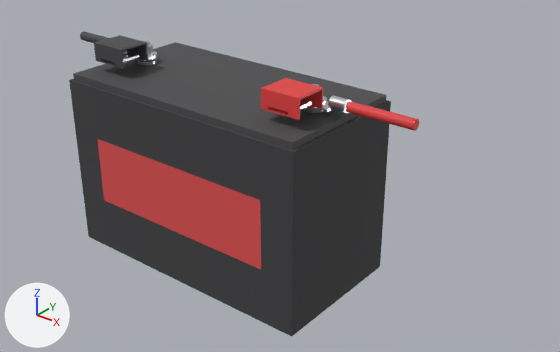
The glTF model parts3d/odyssey-full-stack.glb as it was, and as the next commit left it.
Before and after are seen from a 50 mm camera at (0.567, -0.608, 0.505) aimed at (0.055, 0.032, 0.108). Lighting does not change. The marker at lower left points along +X, +Y and +Z. The picture after the commit comes second. Where no turn or scale is listed for an object, it has been applied to the vertices. Vertices at exactly the same position are counted once.

Objects in the first picture: 'blueseas-2340-neg/cover', 'blueseas-2340-pos/cover', 'lug-38-neg/cable_2awg', 'lug-38-pos/cable_2awg', 'odyssey-odp-agm31/case', 'odyssey-odp-agm31/label', 'odyssey-odp-agm31/lid' and 7 more.
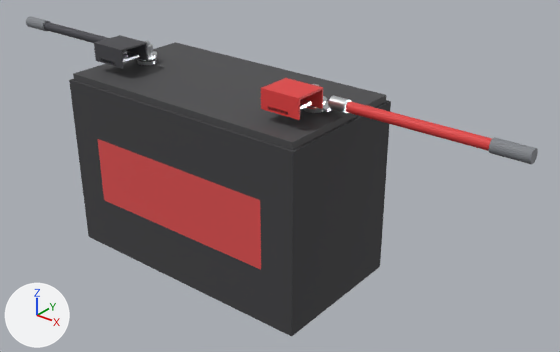
Where the change shows, as pixel boxes [x1, y1, x2, y2] in the pictures (560 x 352 px):
```json
{"object": "lug-38-pos/cable_2awg", "change": "moved, rescaled", "before": [346, 101, 419, 131], "after": [346, 101, 493, 151], "on screen": "100% wider, 65% taller"}
{"object": "lug-38-pos/joint_2awg", "change": "added", "after": [489, 137, 538, 164]}
{"object": "lug-38-neg/cable_2awg", "change": "moved, rescaled", "before": [80, 31, 108, 43], "after": [44, 22, 108, 43]}
{"object": "lug-38-neg/joint_2awg", "change": "added", "after": [26, 16, 51, 31]}
```

The change, as JSON lines over the scene's bpy script:
```json
{"op": "add", "block": "mat_heatshrink_joint", "code": ["mat_heatshrink_joint = principled_material('heatshrink_joint')", "mat_heatshrink_joint.base_color = (0.22, 0.231, 0.251)  # grey #818489", "mat_heatshrink_joint.roughness = 0.7"]}
{"block": "me_lug_38_pos_cable_2awg_geom", "where": "# used by ob_lug_38_pos_cable_2awg; location = (0.1255, 0.0, 0.2238)"}
{"op": "remove", "block": "me_lug_38_pos_cable_2awg_geom", "code": "me_lug_38_pos_cable_2awg_geom.from_pydata(...)  # 58 vertices, 112 faces; spans x 0.0423..0.1185, y -0.0057..0.0057, z 0.0013..0.0127"}
{"op": "add", "block": "me_lug_38_pos_cable_2awg_geom", "code": "me_lug_38_pos_cable_2awg_geom.from_pydata(...)  # 58 vertices, 112 faces; spans x 0.0423..0.1947, y -0.0057..0.0057, z 0.0013..0.0127"}
{"block": "me_lug_38_pos_cable_2awg_geom", "change": "me_lug_38_pos_cable_2awg_geom part 1: the whole mesh is scaled about its middle by (2, 1, 1), then moved by (0.0381, 0.0, 0.0)"}
{"block": "me_lug_38_neg_cable_2awg_geom", "where": "# used by ob_lug_38_neg_cable_2awg; location = (-0.1255, 0.0, 0.2238)"}
{"op": "remove", "block": "me_lug_38_neg_cable_2awg_geom", "code": "me_lug_38_neg_cable_2awg_geom.from_pydata(...)  # 58 vertices, 112 faces; spans x -0.1185..-0.0423, y -0.0057..0.0057, z 0.0013..0.0127"}
{"op": "add", "block": "me_lug_38_neg_cable_2awg_geom", "code": "me_lug_38_neg_cable_2awg_geom.from_pydata(...)  # 58 vertices, 112 faces; spans x -0.1947..-0.0423, y -0.0057..0.0057, z 0.0013..0.0127"}
{"block": "me_lug_38_neg_cable_2awg_geom", "change": "me_lug_38_neg_cable_2awg_geom part 2: the whole mesh is scaled about its middle by (2, 1, 1), then moved by (-0.0381, 0.0, 0.0)"}
{"op": "add", "block": "me_lug_38_neg_joint_2awg_geom", "code": ["me_lug_38_neg_joint_2awg_geom = bpy.data.meshes.new('lug-38-neg/joint_2awg_geom')", "me_lug_38_neg_joint_2awg_geom.from_pydata(...)  # 58 vertices, 112 faces; spans x -0.2328..-0.1947, y -0.0072..0.0072, z -0.0003..0.0142", "me_lug_38_neg_joint_2awg_geom.materials.append(mat_heatshrink_joint)  # grey #818489"]}
{"op": "add", "block": "me_lug_38_pos_joint_2awg_geom", "code": ["me_lug_38_pos_joint_2awg_geom = bpy.data.meshes.new('lug-38-pos/joint_2awg_geom')", "me_lug_38_pos_joint_2awg_geom.from_pydata(...)  # 58 vertices, 112 faces; spans x 0.1947..0.2328, y -0.0072..0.0072, z -0.0003..0.0142", "me_lug_38_pos_joint_2awg_geom.materials.append(mat_heatshrink_joint)  # grey #818489"]}
{"op": "add", "block": "ob_lug_38_neg_joint_2awg", "code": ["ob_lug_38_neg_joint_2awg = bpy.data.objects.new('lug-38-neg/joint_2awg', me_lug_38_neg_joint_2awg_geom)", "ob_lug_38_neg_joint_2awg.location = (-0.1255, 0.0, 0.2238)"]}
{"op": "add", "block": "ob_lug_38_pos_joint_2awg", "code": ["ob_lug_38_pos_joint_2awg = bpy.data.objects.new('lug-38-pos/joint_2awg', me_lug_38_pos_joint_2awg_geom)", "ob_lug_38_pos_joint_2awg.location = (0.1255, 0.0, 0.2238)"]}
```
